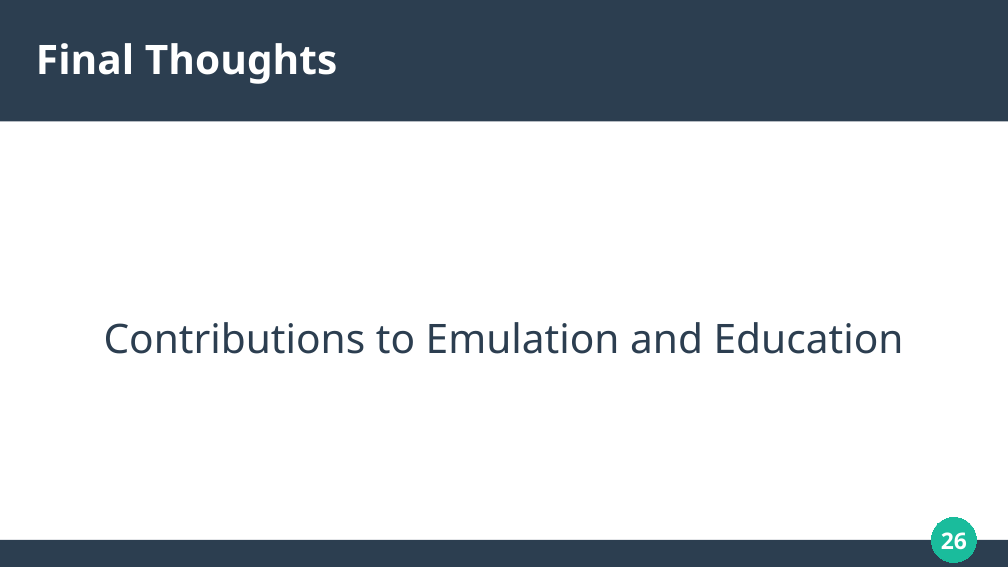
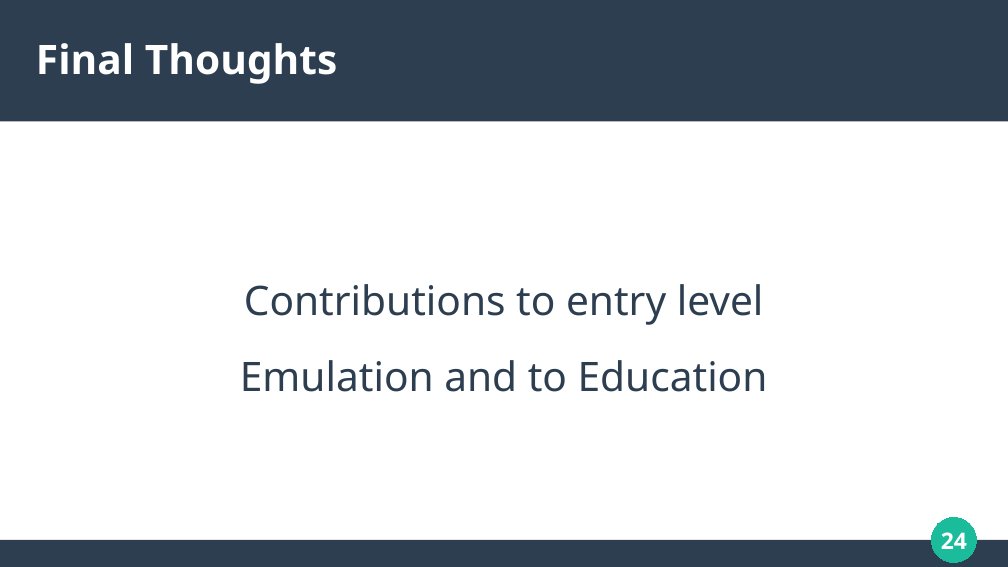
Before and after one commit to solomonarul/bachelors, a slide deck: slide 24 of presentation.odp (slide 26 before the commit). Drawn at 1008x567 pixels with LibreOffice and Linux fonts; fonts in the diff are those of the drawing. Boxes give left, top, right and bottom in pixels: in the first picture for what was removed or moved away, otherwise in the second. Text is boxed around its words. In the diff, an @@ line names an element or a change of style, - is before the commit and + after.

```diff
--- a/presentation.odp
+++ b/presentation.odp
@@ subtitle at [240,284,768,392]: text changed @@
-Contributions to Emulation and Education
+Contributions to entry level
+Emulation and to Education
@@ page number at [941,532,967,549]: text changed @@
-26
+24
```
Also in this commit, not shown: 17 other slides changed, 2 slides added, 3 slides removed, 1 other file.
